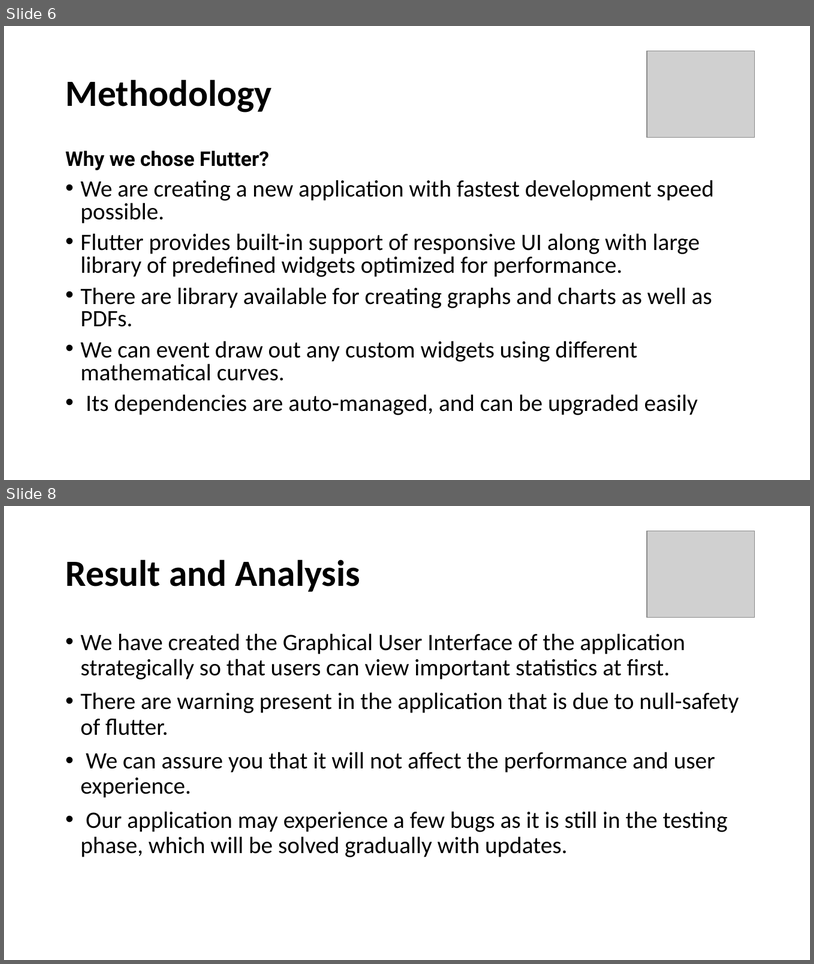
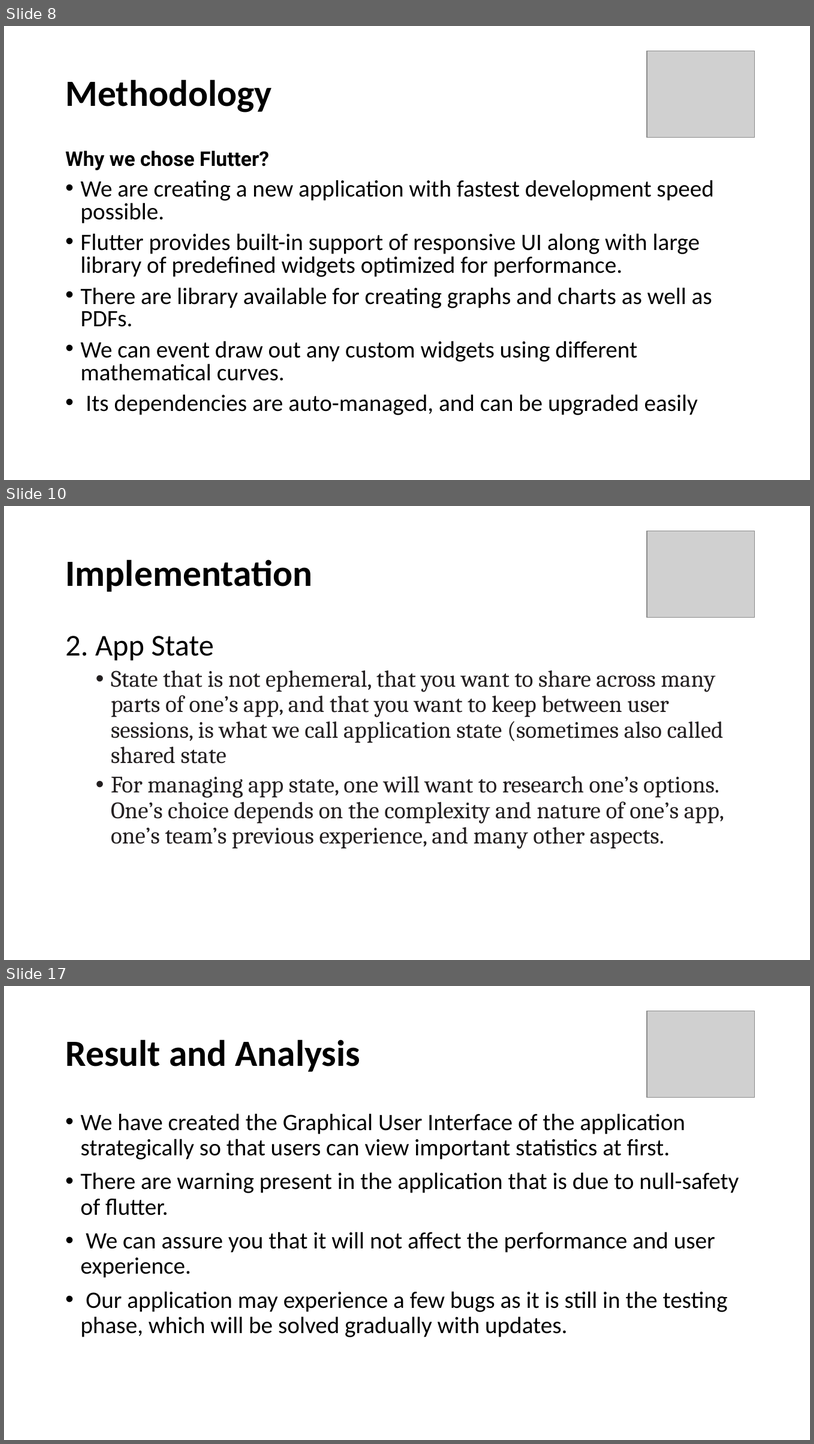
Before and after one commit to prskid1000/Fake-News, a slide deck: Internship.pptx. Shown one above the other, each under a label of ours: slides 6 and 8 before the commit, slides 8, 10 and 17 after it; the slides between them are not shown. The pictures are 814x964 and 814x1444 pixels, drawn with LibreOffice and Linux fonts; fonts in the diff are those of the drawing; grey boxes stand for pictures. Boxes give left, top, right and bottom in pixels: in the first picture for what was removed or moved away, otherwise in the second. Text is boxed around its words. In the diff, an @@ line names an element or a change of style, - is before the commit and + after.

```diff
--- a/Internship.pptx
+++ b/Internship.pptx
@@ slide 10 added at <box>4,506,810,960</box>, background #FFFFFF @@
@@ picture added at <box>648,531,755,618</box> @@
@@ title added at <box>65,559,312,592</box>, 44 pt, text #000000, bold @@
+Implementation
@@ text added at <box>65,636,725,849</box>, 28 pt, text #231F20 @@
+2. App State
+  • State that is not ephemeral, that you want to share across many parts of one’s app, and that you want to keep between user sessions, is what we call application state (sometimes also called shared state
+  • For managing app state, one will want to research one’s options. One’s choice depends on the complexity and nature of one’s app, one’s team’s previous experience, and many other aspects.
@@ what was slide 6 is now slide 8 @@
@@ what was slide 8 is now slide 17 @@
```
Also in this commit, not shown: 2 slides changed, 8 other slides added, 10 other files.
